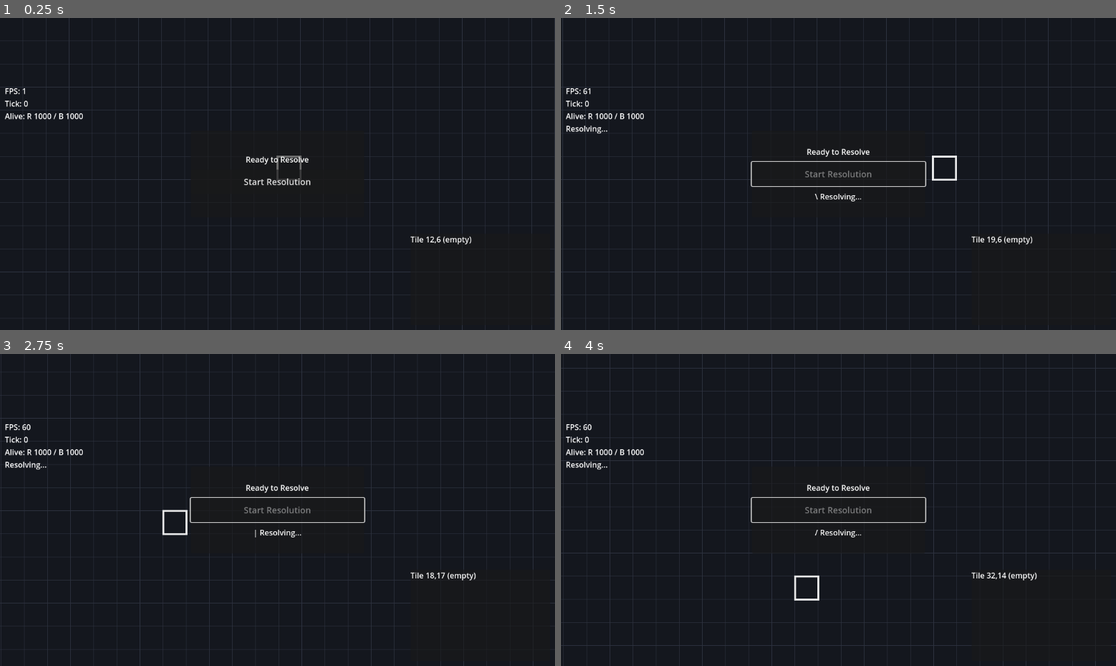
Above: before the commit, frames 1-4 (two rows, left to right).
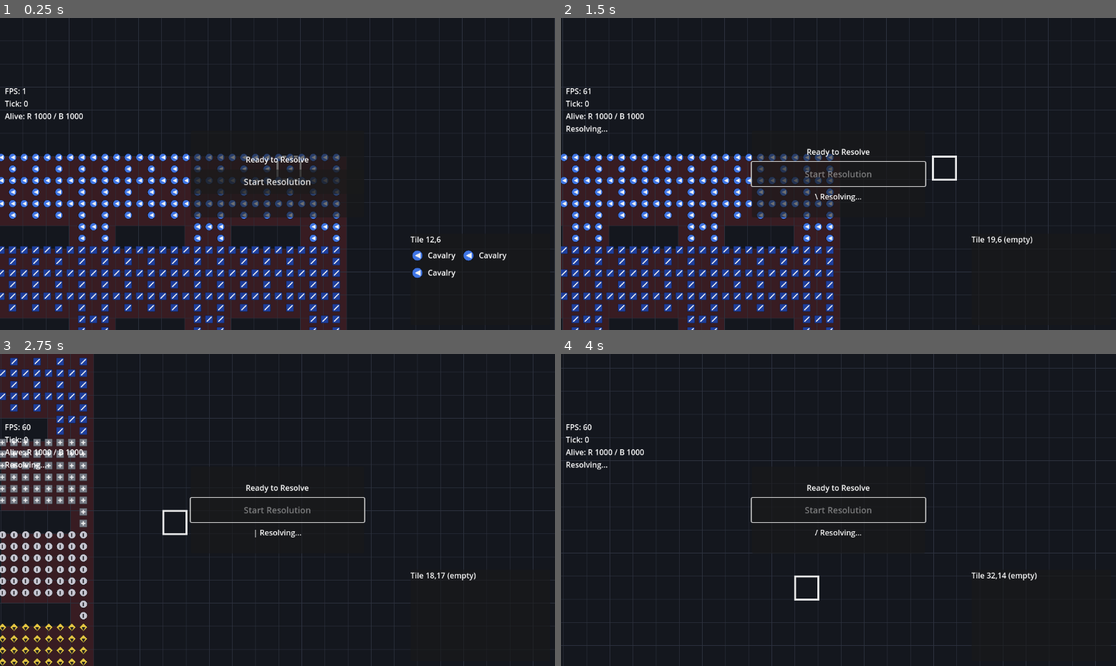
Above: after the commit, the same moments.

Repository: saykrikan-krap/battle-prototype-scale-test-godot
Game: Godot game, scene res://scenes/Main.tscn
Two runs of this game, one before a commit and one after it. Both use one fixed random seed, a clock stepped at 60 frames per second and the inputs below.
Inputs (mouse positions are in pixels of both pictures, inside the frame that each line leads up to):
- Up to frame 1 (0.25 s): no input
- Up to frame 2 (1.5 s): click "Start Resolution" at 0.5 s; tap Enter at 1.25 s; move the mouse to (960, 158) at 1.27 s; hold D from 1.28 s (still down); click (960, 158) at 1.42 s
- Up to frame 3 (2.75 s): tap Space at 1.52, 2.27 s; move the mouse to (166, 525) at 2.02 s; release D at 2.03 s; hold S from 2.03 s (still down)
- Up to frame 4 (4 s): move the mouse to (894, 441) at 2.77 s; release S at 2.78 s; hold D 2.78-3.53 s; move the mouse to (810, 572) at 3.52 s; hold W from 3.53 s (still down); click (810, 572) at 3.67 s; tap Space at 3.77 s

The runs differ from the first frame. In frame 1, 26% of the frame differs, in the area x 0-92%, y 43-100%; in frame 2, 22%; in frame 3, 14%; in frame 4, nothing differs.
Error before the commit: Invalid assignment of index '5308335' (on base: 'PackedInt32Array') with value of type 'int'. (res://replayer/battle_view.gd:353)

Commit message:
Fix squad placement clearing other side

Diff:
--- a/scenarios/scale_test_v1.gd
+++ b/scenarios/scale_test_v1.gd
@@ -169,9 +169,10 @@
 		push_error("Insufficient squad blocks for placement.")
 		return
 
-	for i in range(input.unit_x.size()):
-		input.unit_x[i] = -1
-		input.unit_y[i] = -1
+	for squad in squads:
+		for unit_id in squad["units"]:
+			input.unit_x[unit_id] = -1
+			input.unit_y[unit_id] = -1
 
 	var block_origins = []
 	for row in range(blocks_y):
